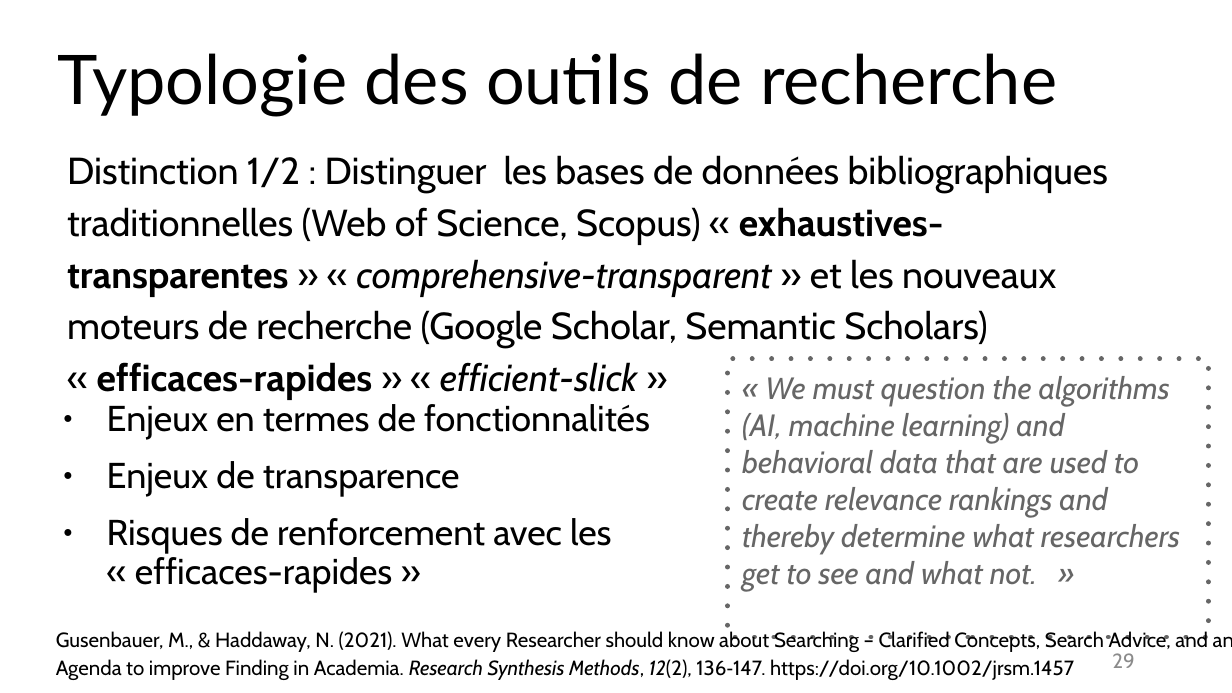
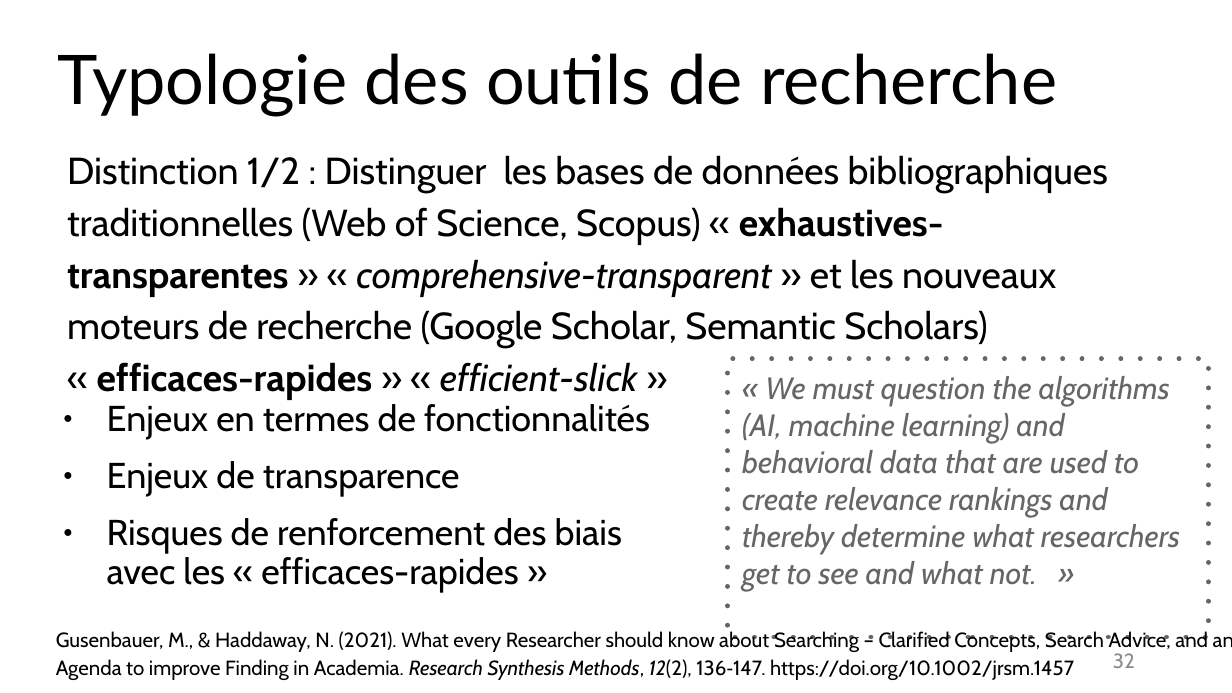
Before and after one commit to fflamerie/intro_revlit, a slide deck: slide 32 of docs/Intro_RevLit.odp (slide 29 before the commit). Drawn at 1232x693 pixels with LibreOffice and Linux fonts; fonts in the diff are those of the drawing. Boxes give left, top, right and bottom in pixels: in the first picture for what was removed or moved away, otherwise in the second. Text is boxed around its words. In the diff, an @@ line names an element or a change of style, - is before the commit and + after.

```diff
--- a/docs/Intro_RevLit.odp
+++ b/docs/Intro_RevLit.odp
@@ text at (107, 518, 622, 593): text changed @@
-● Risques de renforcement avec les « efficaces-rapides »
+● Risques de renforcement des biais avec les « efficaces-rapides »
@@ page number at (1113, 653, 1135, 668): text changed @@
-29
+32
```
Also in this commit, not shown: 18 other slides changed, 8 slides added, 4 other files.
